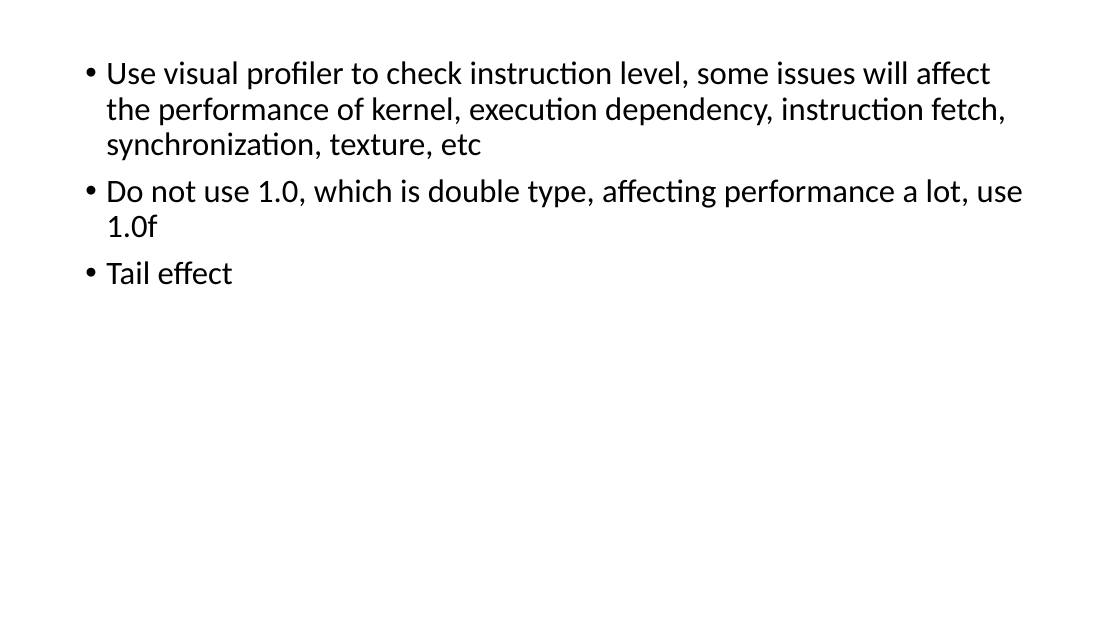
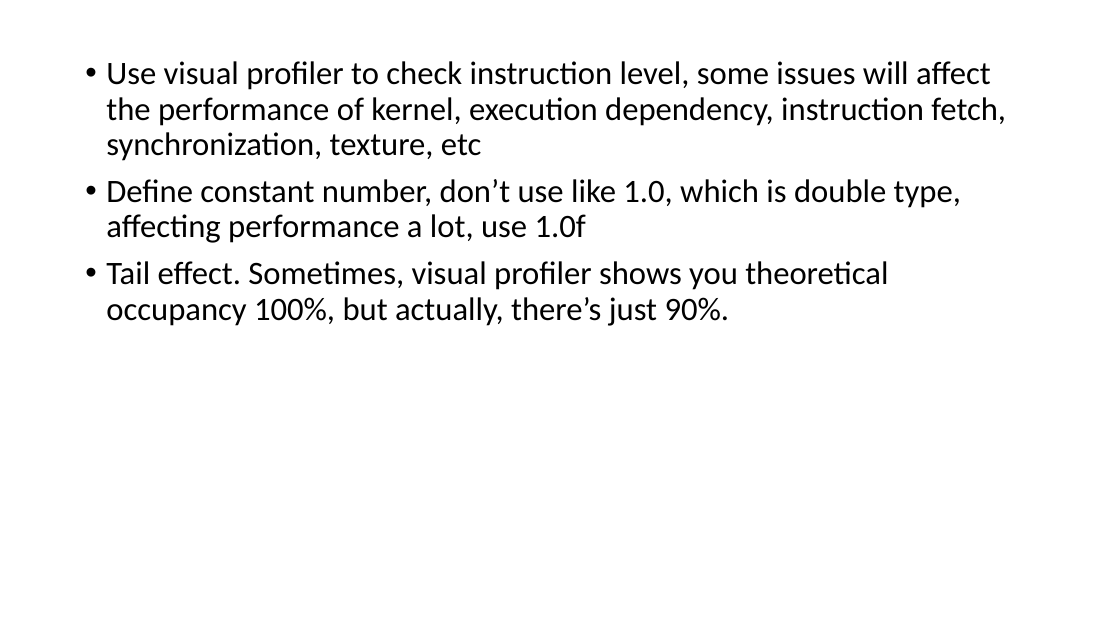
Before and after one commit to Dengjianping/JenkinsTest, a slide deck: slide 9 of cuda_leaning.pptx. Drawn at 1120x630 pixels with LibreOffice and Linux fonts; fonts in the diff are those of the drawing. Boxes give left, top, right and bottom in pixels: in the first picture for what was removed or moved away, otherwise in the second. Text is boxed around its words. In the diff, an @@ line names an element or a change of style, - is before the commit and + after.

Commit message:
update

```diff
--- a/cuda_leaning.pptx
+++ b/cuda_leaning.pptx
@@ text at (106, 179, 961, 326): text changed @@
-• Do not use 1.0, which is double type, affecting performance a lot, use 1.0f
-• Tail effect
+• Define constant number, don’t use like 1.0, which is double type, affecting performance a lot, use 1.0f
+• Tail effect. Sometimes, visual profiler shows you theoretical occupancy 100%, but actually, there’s just 90%.
```
Also in this commit, not shown: 1 other slide changed.
